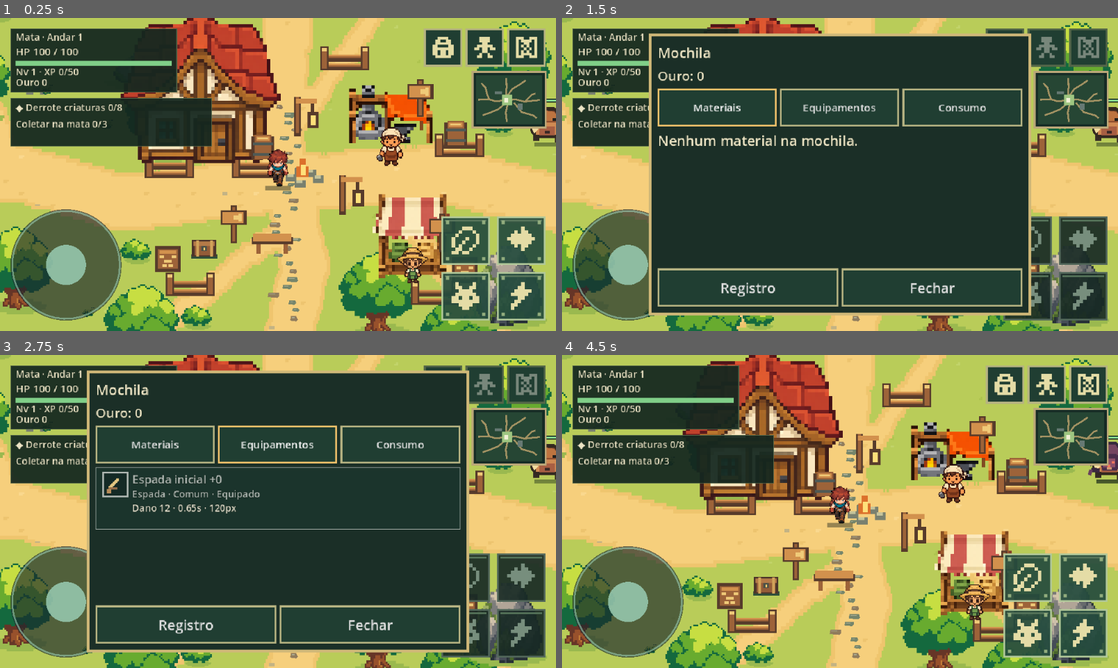
Above: before the commit, frames 1-4 (two rows, left to right).
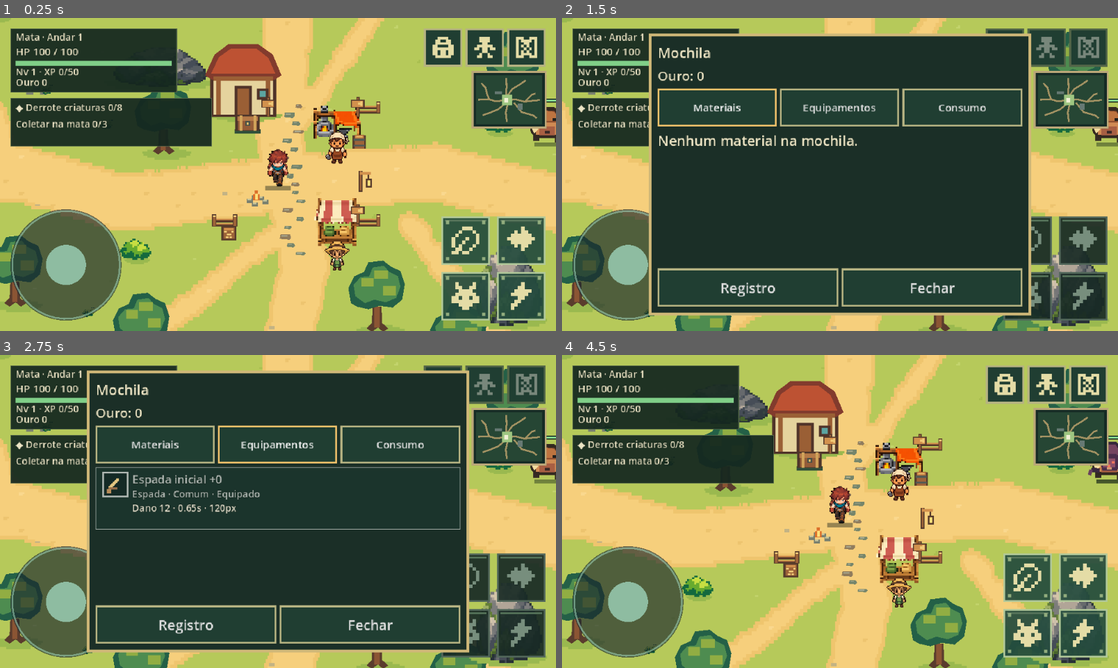
Above: after the commit, the same moments.

Repository: thiagohugo12-dotcom/arveon
Game: Godot game, scene res://scenes/main.tscn
The game is run twice, just before and just after one commit, with the same random seed, the same clock (stepped at 60 frames per second) and the same inputs.
Inputs (mouse positions are in pixels of both pictures, inside the frame that each line leads up to):
- Up to frame 1 (0.25 s): no input
- Up to frame 2 (1.5 s): click (1006, 46) at 0.52 s; click "Materiais" at 1.25 s
- Up to frame 3 (2.75 s): click "Equipamentos" at 2 s
- Up to frame 4 (4.5 s): click "Consumo" at 2.75 s; click "Registro" at 3.5 s; click "Fechar" at 4.25 s

The runs differ from the first frame. In frame 1, 25% of the frame differs, in the area x 0-100%, y 0-100%; in frame 2, 3.8%; in frame 3, 3.8%; in frame 4, 25%.

Commit message:
fix: apply refreshed art to original map composition

Diff:
--- a/scripts/components/safe_camp.gd
+++ b/scripts/components/safe_camp.gd
@@ -7,8 +7,8 @@
 const INTERACT_RANGE := 56.0
 # Original anchors remain valid so saved movement and interaction contracts keep working.
 const STATIONS := {"Baú": Vector2(505, 391), "Ferreiro": Vector2(608, 391), "Vendedor": Vector2(608, 514)}
-# These are the visible service locations in the expanded village.
-const DISPLAY_STATIONS := {"Baú": Vector2(455, 535), "Ferreiro": Vector2(670, 390), "Vendedor": Vector2(695, 545)}
+# The refreshed art stays on the original service anchors and gameplay layout.
+const DISPLAY_STATIONS := {"Baú": Vector2(505, 391), "Ferreiro": Vector2(608, 391), "Vendedor": Vector2(608, 514)}
 
 static func contains(point: Vector2) -> bool:
 	return AREA.has_point(point)
--- a/scripts/presentation/camp_npc_view.gd
+++ b/scripts/presentation/camp_npc_view.gd
@@ -15,9 +15,8 @@
 	texture_filter = CanvasItem.TEXTURE_FILTER_NEAREST
 
 func _draw() -> void:
-	# V2 has a stable pose. Its duplicated frames preserve the existing atlas
-	# contract while avoiding movement that reads as the NPC sliding sideways.
+	# The refreshed NPCs use the explorer scale and a stable pose.
 	if visual_v2:
-		draw_texture_rect_region(V2_ATLAS, Rect2(-20, -27, 40, 48), Rect2(0, kind * 48, 40, 48))
+		draw_texture_rect_region(V2_ATLAS,Rect2(-16,-23,32,40),Rect2(0,kind*48,40,48))
 	else:
 		draw_texture_rect_region(ATLAS, Rect2(-16, -22, 32, 40), Rect2(phase * 32, kind * 40, 32, 40))
--- a/scripts/presentation/floor_v2_view.gd
+++ b/scripts/presentation/floor_v2_view.gd
@@ -45,11 +45,11 @@
 func paint() -> void:
 	if layout == null:
 		return
-	layout.draw_rect(Rect2(0,0,1200,900),Color("#b9cc59"))
+	layout.draw_rect(Rect2(0,0,1200,900),Color("#b6c95a"))
 	# Sparse tiny colour clusters; no dense repeated texture.
-	for i in range(190):
+	for i in range(120):
 		var at := Vector2(18+layout._hash(i,27)%1164,18+layout._hash(i,82)%864).snapped(Vector2(2,2))
-		var tone := Color("#c2d46b") if i%3 else Color("#aec44f")
+		var tone := Color("#c3d46d") if i%3 else Color("#a9bf50")
 		layout.draw_rect(Rect2(at,Vector2(4,2)),tone)
 		if i%4 == 0:
 			layout.draw_rect(Rect2(at+Vector2(2,-2),Vector2(2,2)),tone)
@@ -70,8 +70,7 @@
 		shadow(at+Vector2(2,1),30,8)
 		sprite(NATURE,BUSH,at)
 	for feet in layout.tree_positions():
-		shadow(feet+Vector2(6,2),62,18)
-		sprite(NATURE,ORANGE if layout._hash(roundi(feet.y),roundi(feet.x))%8==0 else GREEN,feet+Vector2(0,6))
+		_simple_tree(feet,layout._hash(roundi(feet.y),roundi(feet.x))%8==0)
 	for rock: Rect2 in FloorView.ROCKS:
 		shadow(rock.get_center()+Vector2(0,rock.size.y*0.4),rock.size.x,18)
 		# Cover the existing collision footprint with a recognisable stone mass.
@@ -96,29 +95,81 @@
 				clear = false
 		if clear:
 			positions.append(at)
-		if positions.size() == 18:
+		if positions.size() == 12:
 			break
 	return positions
 
+func _simple_tree(feet: Vector2, autumn: bool) -> void:
+	# Three broad colour masses replace the detailed canopy texture.
+	shadow(feet+Vector2(4,1),56,14)
+	var trunk_dark := Color("#5a3c2d")
+	var trunk := Color("#8b5534")
+	layout.draw_colored_polygon(PackedVector2Array([
+		feet+Vector2(-12,-2),feet+Vector2(-6,-8),feet+Vector2(-5,-27),
+		feet+Vector2(5,-27),feet+Vector2(6,-8),feet+Vector2(13,-2),
+		feet+Vector2(7,2),feet+Vector2(1,-3),feet+Vector2(-6,2)
+	]),trunk_dark)
+	layout.draw_rect(Rect2(feet+Vector2(-3,-27),Vector2(6,24)),trunk)
+	var dark := Color("#b94f25") if autumn else Color("#246047")
+	var mid := Color("#e96a26") if autumn else Color("#4e8c50")
+	var light := Color("#ff9f2c") if autumn else Color("#91ad43")
+	layout.draw_colored_polygon(PackedVector2Array([
+		feet+Vector2(-30,-31),feet+Vector2(-33,-48),feet+Vector2(-26,-62),
+		feet+Vector2(-15,-67),feet+Vector2(-10,-78),feet+Vector2(7,-80),
+		feet+Vector2(16,-73),feet+Vector2(27,-68),feet+Vector2(32,-53),
+		feet+Vector2(29,-35),feet+Vector2(18,-26),feet+Vector2(3,-28),
+		feet+Vector2(-10,-24),feet+Vector2(-23,-27)
+	]),dark)
+	layout.draw_colored_polygon(PackedVector2Array([
+		feet+Vector2(-25,-39),feet+Vector2(-27,-52),feet+Vector2(-19,-61),
+		feet+Vector2(-9,-62),feet+Vector2(-5,-72),feet+Vector2(8,-74),
+		feet+Vector2(14,-67),feet+Vector2(24,-62),feet+Vector2(27,-50),
+		feet+Vector2(22,-37),feet+Vector2(10,-32),feet+Vector2(-3,-35),
+		feet+Vector2(-14,-31)
+	]),mid)
+	for cluster in [Rect2(feet+Vector2(-18,-60),Vector2(14,10)),Rect2(feet+Vector2(-3,-69),Vector2(16,10)),Rect2(feet+Vector2(7,-51),Vector2(15,11))]:
+		layout.draw_rect(cluster,light)
+
+func _simple_cabin(base: Vector2) -> void:
+	# The house keeps the original footprint and uses only the parts needed for recognition.
+	shadow(base+Vector2(3,-1),84,13)
+	var outline := Color("#503329")
+	var wood := Color("#9a5f35")
+	var wall := Color("#e5d39d")
+	var roof_dark := Color("#823b2d")
+	var roof := Color("#bd5233")
+	layout.draw_rect(Rect2(base+Vector2(-38,-52),Vector2(76,52)),outline)
+	layout.draw_rect(Rect2(base+Vector2(-34,-48),Vector2(68,45)),wall)
+	layout.draw_colored_polygon(PackedVector2Array([
+		base+Vector2(-44,-48),base+Vector2(-33,-72),base+Vector2(-17,-84),
+		base+Vector2(17,-84),base+Vector2(34,-72),base+Vector2(44,-48),
+		base+Vector2(36,-43),base+Vector2(-36,-43)
+	]),roof_dark)
+	layout.draw_colored_polygon(PackedVector2Array([
+		base+Vector2(-37,-50),base+Vector2(-28,-69),base+Vector2(-14,-79),
+		base+Vector2(15,-79),base+Vector2(29,-68),base+Vector2(37,-50)
+	]),roof)
+	layout.draw_rect(Rect2(base+Vector2(-31,-47),Vector2(5,44)),wood)
+	layout.draw_rect(Rect2(base+Vector2(26,-47),Vector2(5,44)),wood)
+	layout.draw_rect(Rect2(base+Vector2(-10,-36),Vector2(20,36)),outline)
+	layout.draw_rect(Rect2(base+Vector2(-7,-33),Vector2(14,33)),wood)
+	layout.draw_rect(Rect2(base+Vector2(16,-33),Vector2(13,13)),outline)
+	layout.draw_rect(Rect2(base+Vector2(19,-30),Vector2(7,7)),Color("#5ba4a1"))
+	layout.draw_rect(Rect2(base+Vector2(-34,-47),Vector2(68,5)),wood)
+
 func _camp() -> void:
-	# Separate service zones give every building its natural footprint.
-	for n in range(28):
-		layout._draw_flagstone(Vector2(548+layout._hash(n,71)%31-15,370+n*9),n)
-	# A few open fence anchors frame the village without turning it into a square.
-	for at in [Vector2(414,454),Vector2(514,454),Vector2(616,330),Vector2(748,430),Vector2(438,590),Vector2(720,600)]:
-		prop(FENCE_PROP,at,1.95)
-	# Home, workshop, vendor and chest each occupy their own clear area.
-	layout.draw_texture_rect_region(CAMP,Rect2(355,245,192,192),CABIN)
-	sprite_scaled(CAMP,FORGE,SafeCamp.DISPLAY_STATIONS["Ferreiro"]+Vector2(0,24),1.85)
-	sprite_scaled(CAMP,MARKET,SafeCamp.DISPLAY_STATIONS["Vendedor"]+Vector2(0,24),1.85)
+	# Apply the refreshed style over the original compact hub composition.
+	for n in range(18):
+		layout._draw_flagstone(Vector2(556+layout._hash(n,71)%21-10,369+n*10),n)
+	for at in [Vector2(478,380),Vector2(643,380),Vector2(478,510),Vector2(643,510)]:
+		prop(FENCE_PROP,at,1.0)
+	_simple_cabin(Vector2(500,384))
+	sprite_scaled(CAMP,FORGE,SafeCamp.DISPLAY_STATIONS["Ferreiro"]+Vector2(0,18),1.05)
+	sprite_scaled(CAMP,MARKET,SafeCamp.DISPLAY_STATIONS["Vendedor"]+Vector2(0,18),1.05)
 	layout._draw_chest(SafeCamp.DISPLAY_STATIONS["Baú"])
 	for name: String in ["Baú","Ferreiro","Vendedor"]:
-		prop(SIGN_PROP,SafeCamp.DISPLAY_STATIONS[name]+Vector2(36,-6),1.9)
-	for point: Vector2 in [Vector2(520,434),Vector2(742,418)]:
-		prop(BARREL_PROP,point,1.75)
-	for point: Vector2 in [Vector2(414,562),Vector2(756,575)]:
-		prop(CRATE_PROP,point,1.75)
-	for point: Vector2 in [Vector2(568,414),Vector2(620,504)]:
-		prop(LANTERN_PROP,point,1.9)
-	prop(BENCH_PROP,Vector2(536,548),1.75)
-	prop(FIRE_PROP,Vector2(570,474),1.75)
+		prop(SIGN_PROP,SafeCamp.DISPLAY_STATIONS[name]+Vector2(25,-7),1.0)
+	prop(BARREL_PROP,Vector2(632,421),1.0)
+	prop(CRATE_PROP,Vector2(484,526),1.0)
+	prop(LANTERN_PROP,Vector2(638,474),1.0)
+	prop(FIRE_PROP,Vector2(516,492),1.0)
--- a/scripts/presentation/floor_view.gd
+++ b/scripts/presentation/floor_view.gd
@@ -39,9 +39,9 @@
 		add_child(npc)
 
 func _npc_position(station: String, use_v2: bool) -> Vector2:
-	# V2 places people at the fronts of their expanded visual service zones.
+	# V2 keeps the original station layout; both NPCs stand just in front of their service.
 	if use_v2:
-		return SafeCamp.DISPLAY_STATIONS[station] + (Vector2(0,32) if station == "Ferreiro" else Vector2(0,12))
+		return SafeCamp.DISPLAY_STATIONS[station] + Vector2(0,32)
 	return Vector2(606, 423 if station == "Ferreiro" else 475)
 
 func set_visual_v2(enabled: bool) -> void:
